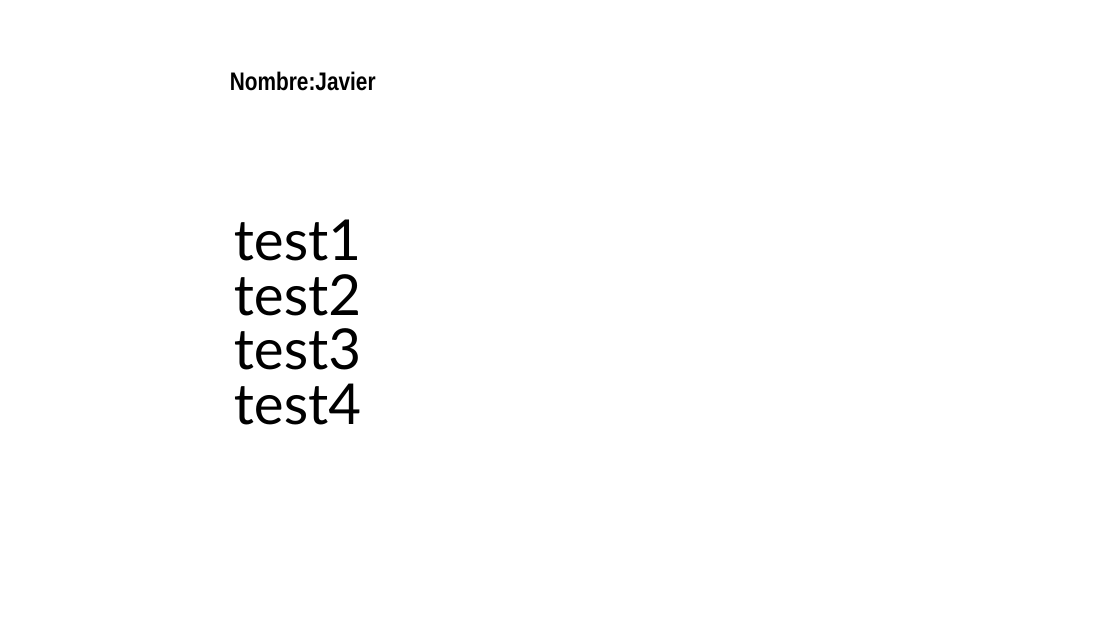
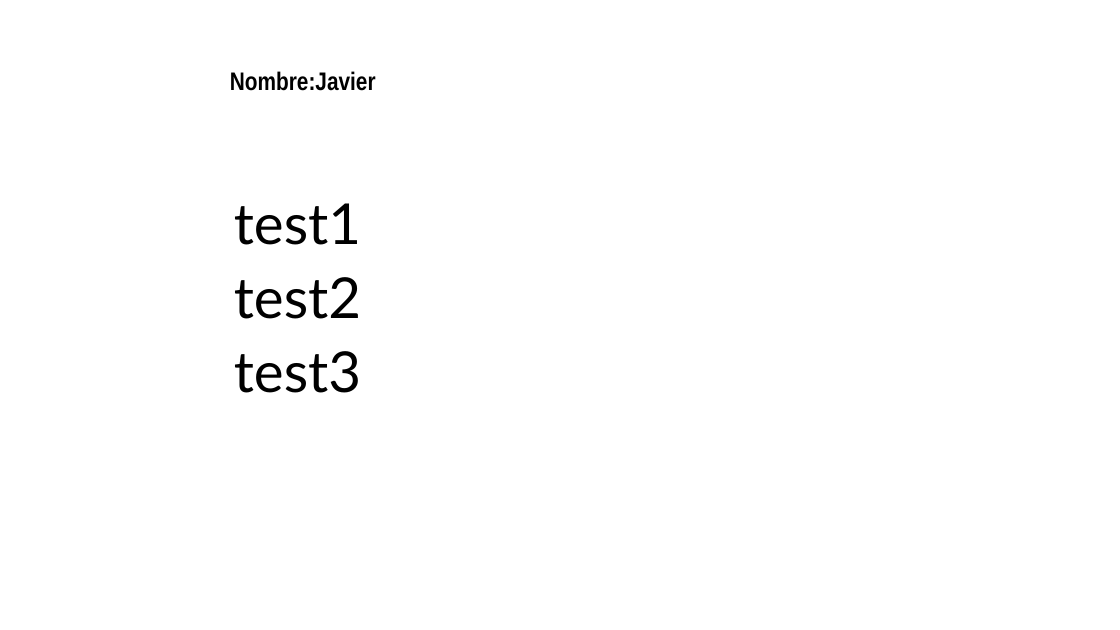
Before and after one commit to ViesTreet/createmanagesubmit, a slide deck: slide 1 of temp/87.pptx. Drawn at 1120x630 pixels with LibreOffice and Linux fonts; fonts in the diff are those of the drawing. Boxes give left, top, right and bottom in pixels: in the first picture for what was removed or moved away, otherwise in the second. Text is boxed around its words. In the diff, an @@ line names an element or a change of style, - is before the commit and + after.

```diff
--- a/temp/87.pptx
+++ b/temp/87.pptx
@@ text "test1" moved from (x1=234, y1=219, x2=361, y2=261) to (x1=234, y1=203, x2=361, y2=245) @@
@@ text "test3" moved from (x1=234, y1=328, x2=361, y2=370) to (x1=234, y1=351, x2=361, y2=393) @@
@@ text removed at (x1=234, y1=383, x2=361, y2=425) @@
-test4
```
Also in this commit, not shown: 3 other files.
